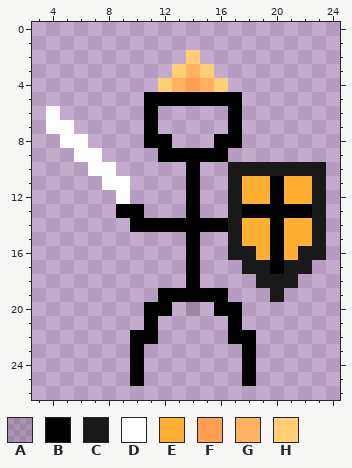
Pixel-art sprite -- Resources/hero.png. Above: the version before the commit.
The file is 30x30 pixels. Pixels under 10% opacity are left out. Colours within 5 levels of each other are drawn and written as one. Shown: x 3..24, y 0..26.
Palette (. is transparent): A #00000023  B #000000  C #191919  D #ffffff  E #ffb032  F #ff9f51  G #ffb163  H #ffce75
Pixels before, first column x 4:
 2 ..........H.........
 3 .........HGH........
 4 ........HGFGH.......
 5 .......BBBBBBB......
 6 D......B.....B......
 7 DD.....B.....B......
 8 .DD....BB...BB......
 9 ..DD....BBBBB.......
10 ...DD.....B..CCCCCCC
11 ....DD....B..CEEBEEC
12 .....D....B..CEEBEEC
13 .....BB...B..CBBBBBC
14 ......BBBBBBBCEEBEEC
15 ..........B..CEEBEEC
16 ..........B..CCEBECC
17 ..........B...CCBCC.
18 ..........B....CCC..
19 ........BBBBB...C...
20 .......BB.A.BB......
21 .......B.....B......
22 ......BB.....BB.....
23 ......B.......B.....
24 ......B.......B.....
25 ......B.......B.....
The result:
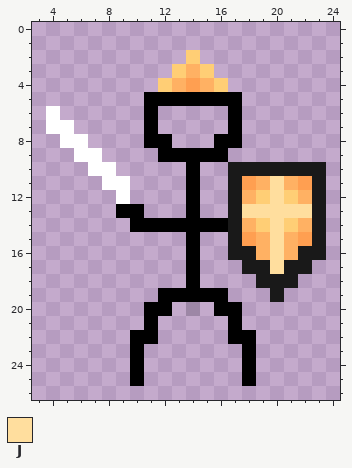
Colours new in this view: J #ffde9e
From the commit log: removed black x from the shield
The exact change:
Changed rows in their new state; - is an unchanged pixel.
first column x 18:
11 FGJGF
12 GHJHG
13 JJJJJ
14 GHJHG
15 FGJGF
16 -GJG-
17 --J--
Boxes around the changes in both pictures, in picture pixels (x1, y1, x2, y2):
changed: (242, 176, 312, 274)
